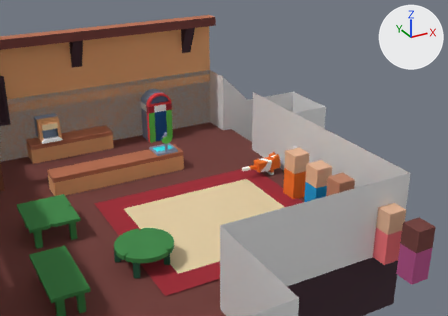
A saved change to the glTF model godot_project/assets/3D/honest_jam.glb.
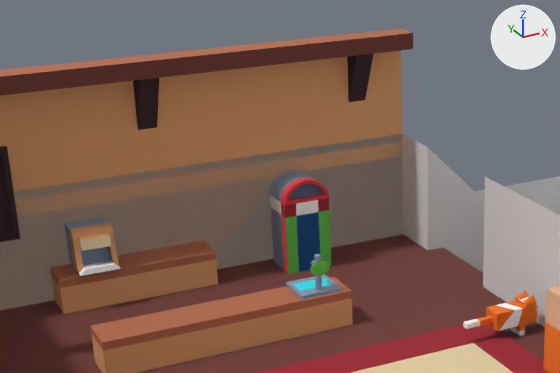
The first picture shows the older version from a camera (50 mm lens) standing at (-0.11, -57.94, 24.22) and looking at (25.73, -10.97, 0.73). The close-ups show both versions on the part from 0% to 65% of the width and 0% to 62% of the height of that picture. Lighting does not change. The marker at upper right points along +X, +Y and +Z.

Objects in the first close-up: 'Bar', 'Basement', 'BeerTap', 'Carpet', 'CatBody', 'CoffeeMachine', 'Floor', 'InvisibleWall', 'Jukebox', 'PictureFrame1', 'Player', 'Walls'.
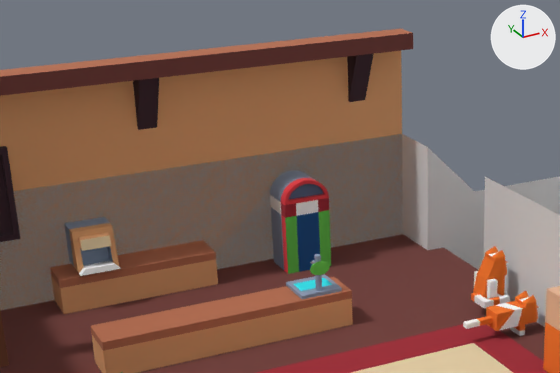
Changed parts and their boxes (x1, y1, x2, y2) in the close-ups (560 x 373 px):
'CatChillout', added: after (471, 246, 510, 309)

The change, as a list of edits to the scene's bpy script:
```text
Add me_cube_022:
    me_cube_022.from_pydata(...)  # 111 vertices, 218 faces; spans x -0.33..1.58, y -1.11..0.77, z -0.68..1.84
    me_cube_022.materials.append(mat_palette)  # picture img_endesga_32_1x
Add ob_catchillout:
    ob_catchillout = bpy.data.objects.new('CatChillout', me_cube_022)
    ob_catchillout.location = (28.04, -11.78, 1.43)
```
